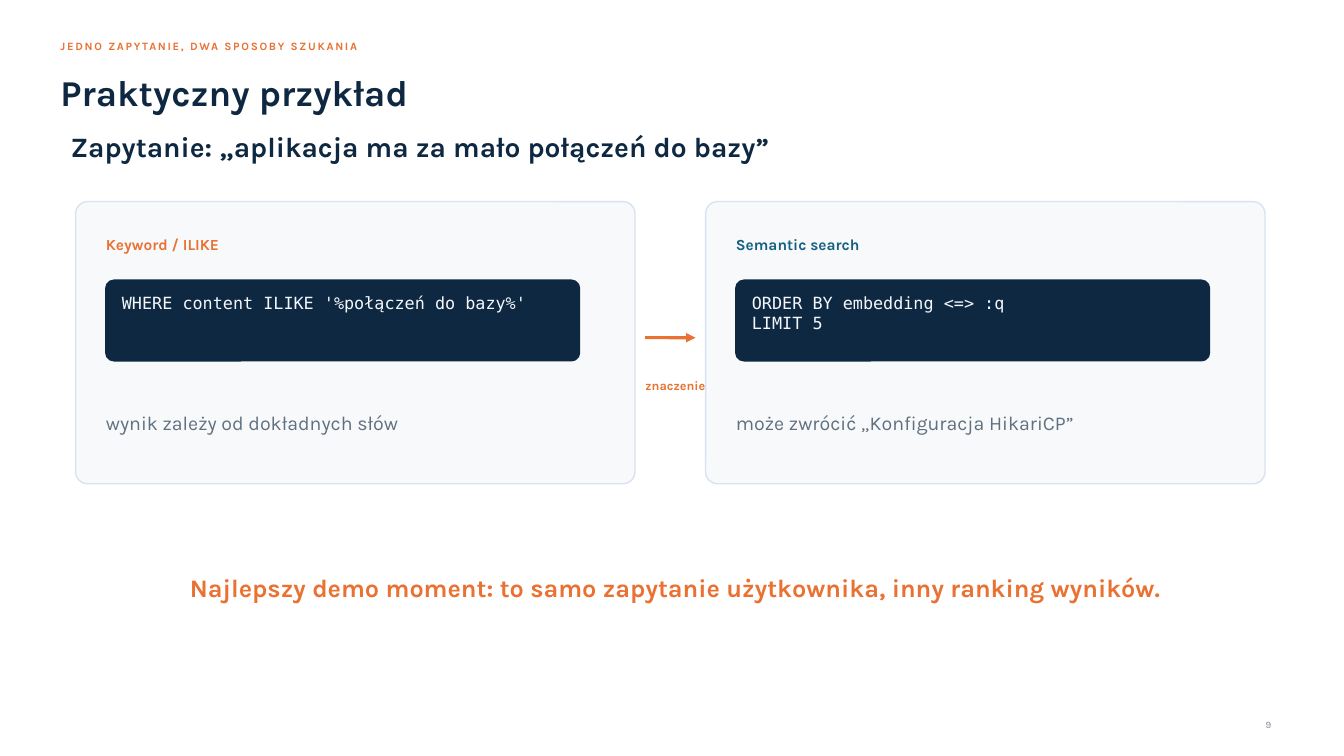
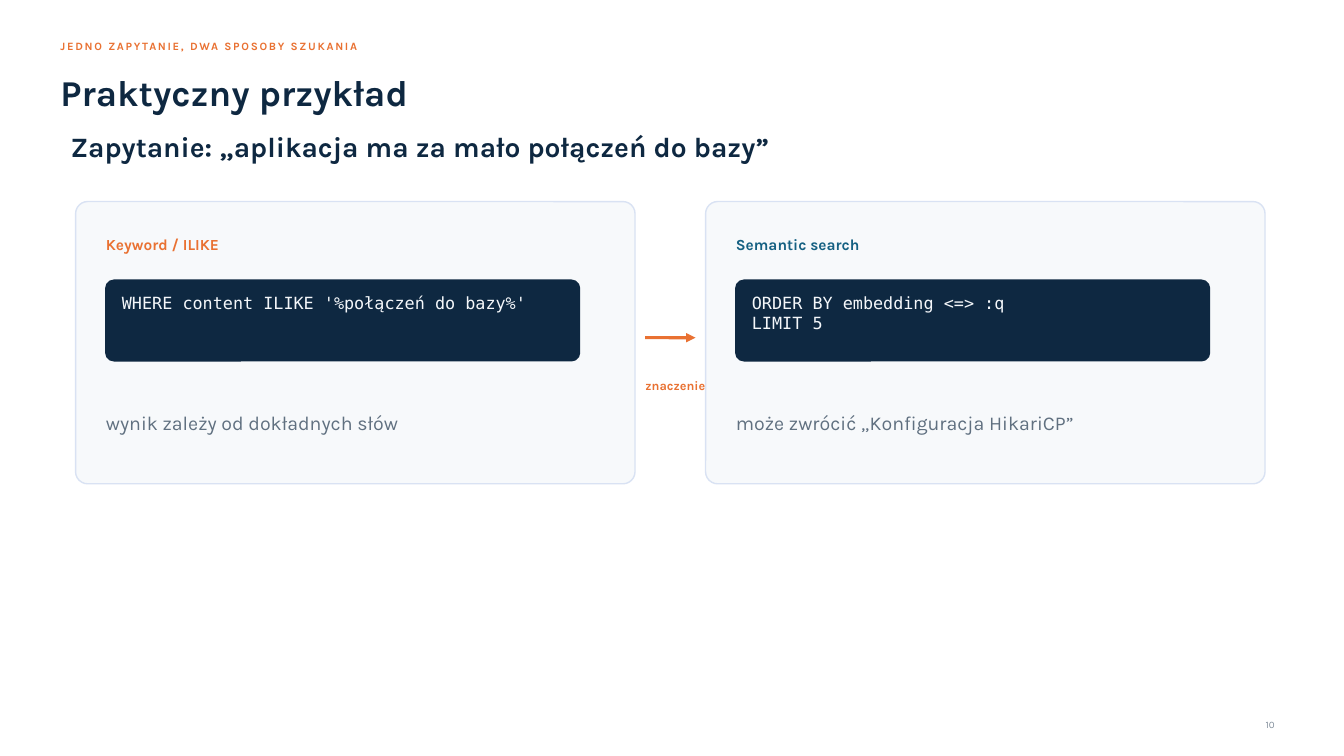
Before and after one commit to toudidel/semantic-search-demo, a slide deck: slide 10 of semantic-search.pptx (slide 9 before the commit). Drawn at 1344x756 pixels with LibreOffice and Linux fonts; fonts in the diff are those of the drawing. Boxes give left, top, right and bottom in pixels: in the first picture for what was removed or moved away, otherwise in the second. Text is boxed around its words. In the diff, an @@ line names an element or a change of style, - is before the commit and + after.

```diff
--- a/semantic-search.pptx
+++ b/semantic-search.pptx
@@ text removed at <box>190,577,1160,603</box> @@
-Najlepszy demo moment: to samo zapytanie użytkownika, inny ranking wyników.
@@ page number at <box>1266,722,1275,728</box>: text changed @@
-9
+10
```
Also in this commit, not shown: 12 other slides changed, 1 slide added, 1 slide removed.
